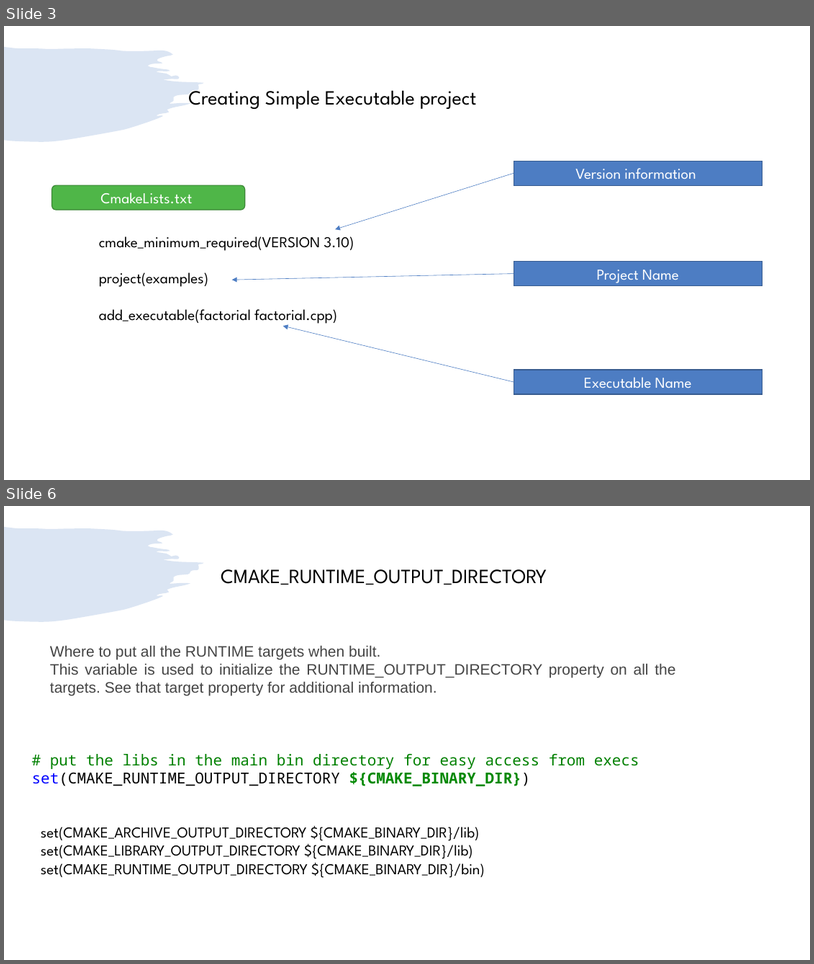
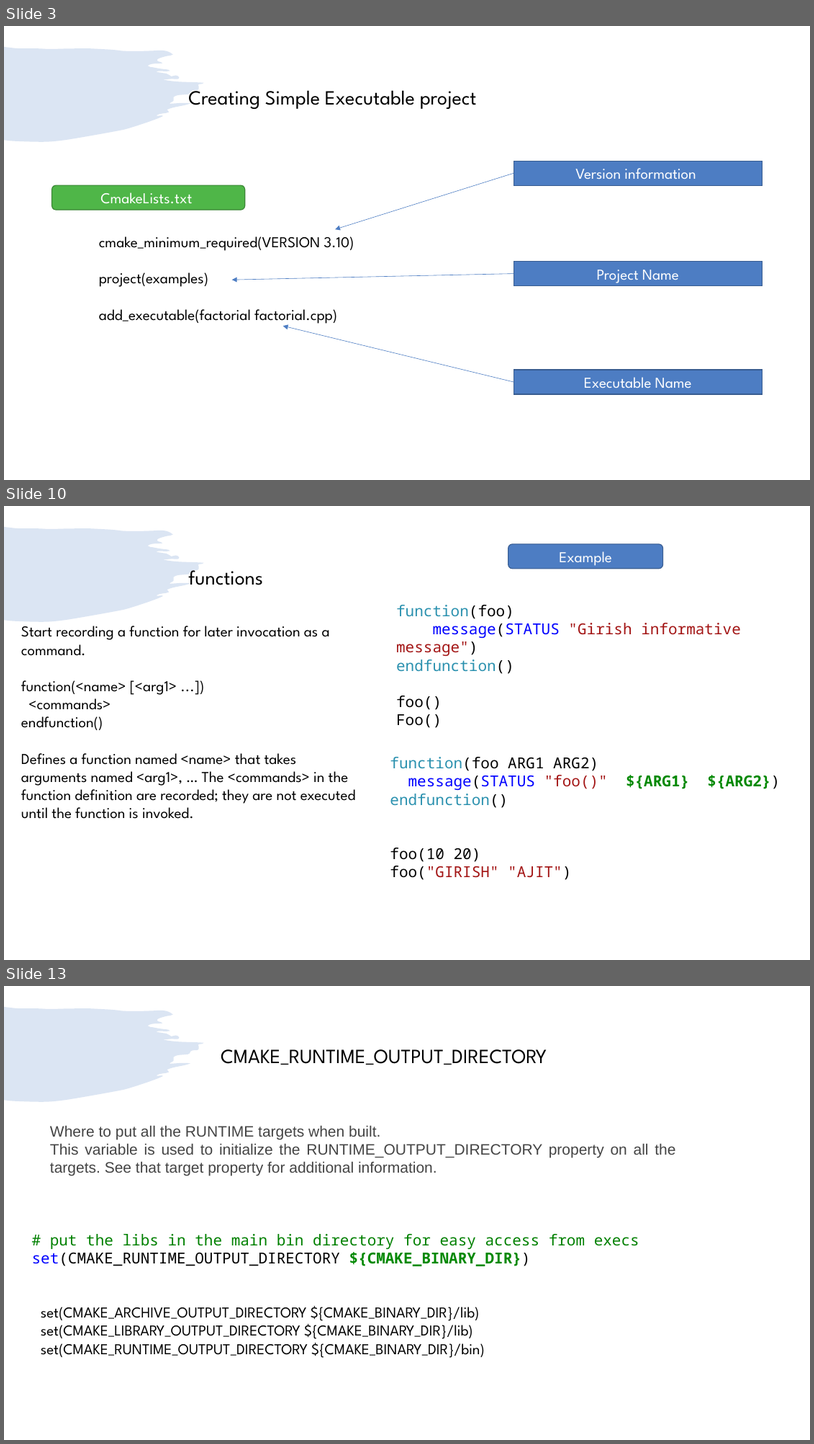
Before and after one commit to girishlande/cmake, a slide deck: learnings.pptx. Shown one above the other, each under a label of ours: slides 3 and 6 before the commit, slides 3, 10 and 13 after it; the slides between them are not shown. The pictures are 814x964 and 814x1444 pixels, drawn with LibreOffice and Linux fonts; fonts in the diff are those of the drawing. Boxes give left, top, right and bottom in pixels: in the first picture for what was removed or moved away, otherwise in the second. Text is boxed around its words. In the diff, an @@ line names an element or a change of style, - is before the commit and + after.

```diff
--- a/learnings.pptx
+++ b/learnings.pptx
@@ slide 10 added at (x1=4, y1=506, x2=810, y2=960), background #FFFFFF; not listed: 1 template element that a slide beside it also shows @@
@@ rounded rectangle added at (x1=509, y1=544, x2=664, y2=569), fill #4D7DC3, outline #395C90 1 pt, 18 pt, text #FFFFFF @@
+Example
@@ text added at (x1=188, y1=570, x2=263, y2=585), 24 pt, text #000000 @@
+functions
@@ text added at (x1=396, y1=605, x2=741, y2=728), 18 pt, text #A31515 @@
+function(foo)
+message(STATUS "Girish informative message")
+endfunction()
+foo()
+Foo()
@@ text added at (x1=21, y1=626, x2=356, y2=818), 18 pt, text #000000 @@
+Start recording a function for later invocation as a command.
+function(<name> [<arg1> ...])
+<commands>
+endfunction()
+Defines a function named <name> that takes arguments named <arg1>, … The <commands> in the function definition are recorded; they are not executed until the function is invoked.
@@ text added at (x1=390, y1=757, x2=608, y2=880), 18 pt, text #000000 @@
+function(foo ARG1 ARG2)
+message(STATUS "foo()" ${ARG1} ${ARG2})
+endfunction()
+foo(10 20)
+foo("GIRISH" "AJIT")
@@ what was slide 6 is now slide 13 @@
```
Also in this commit, not shown: 6 slides changed, 7 other slides added, 3 slides removed.
